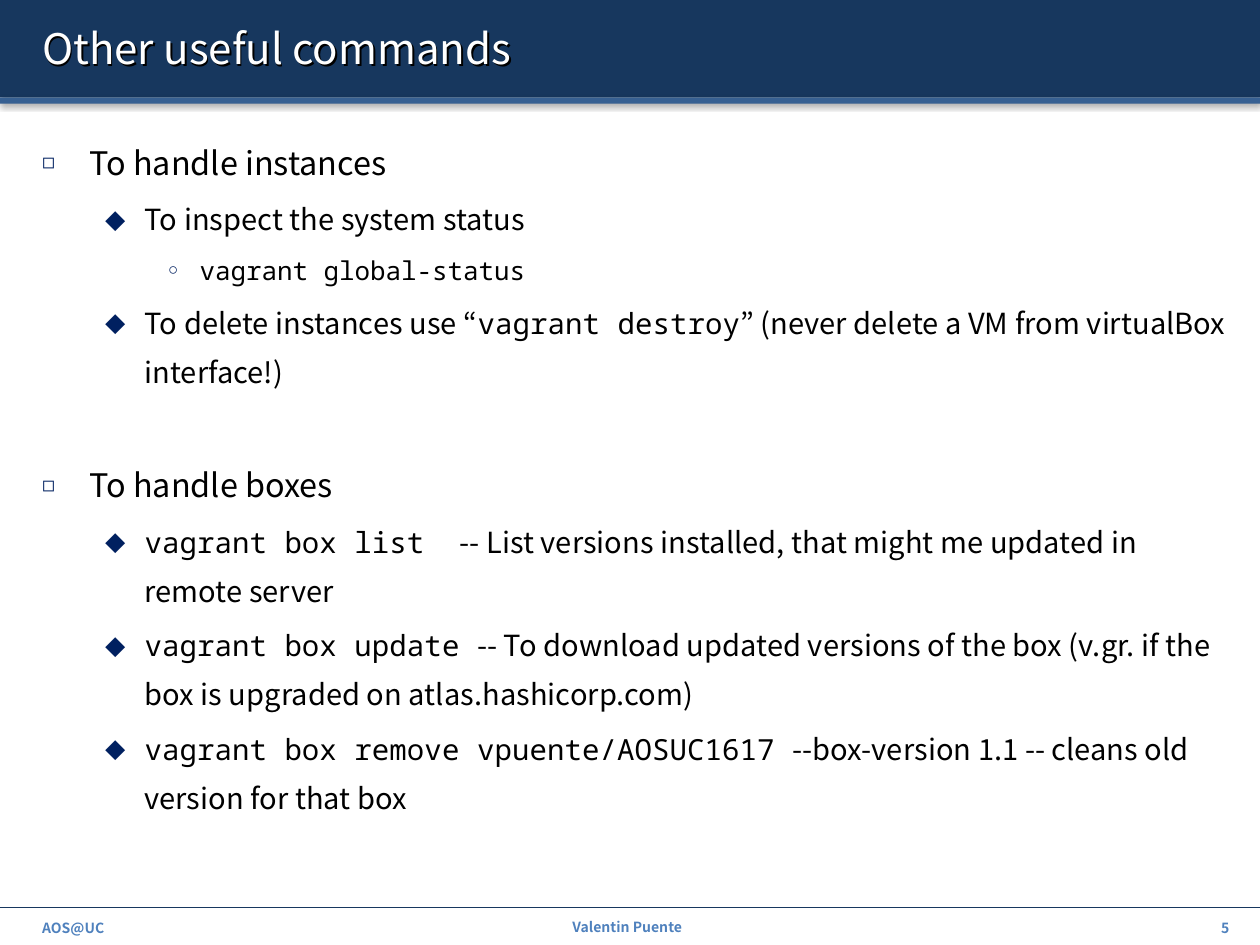
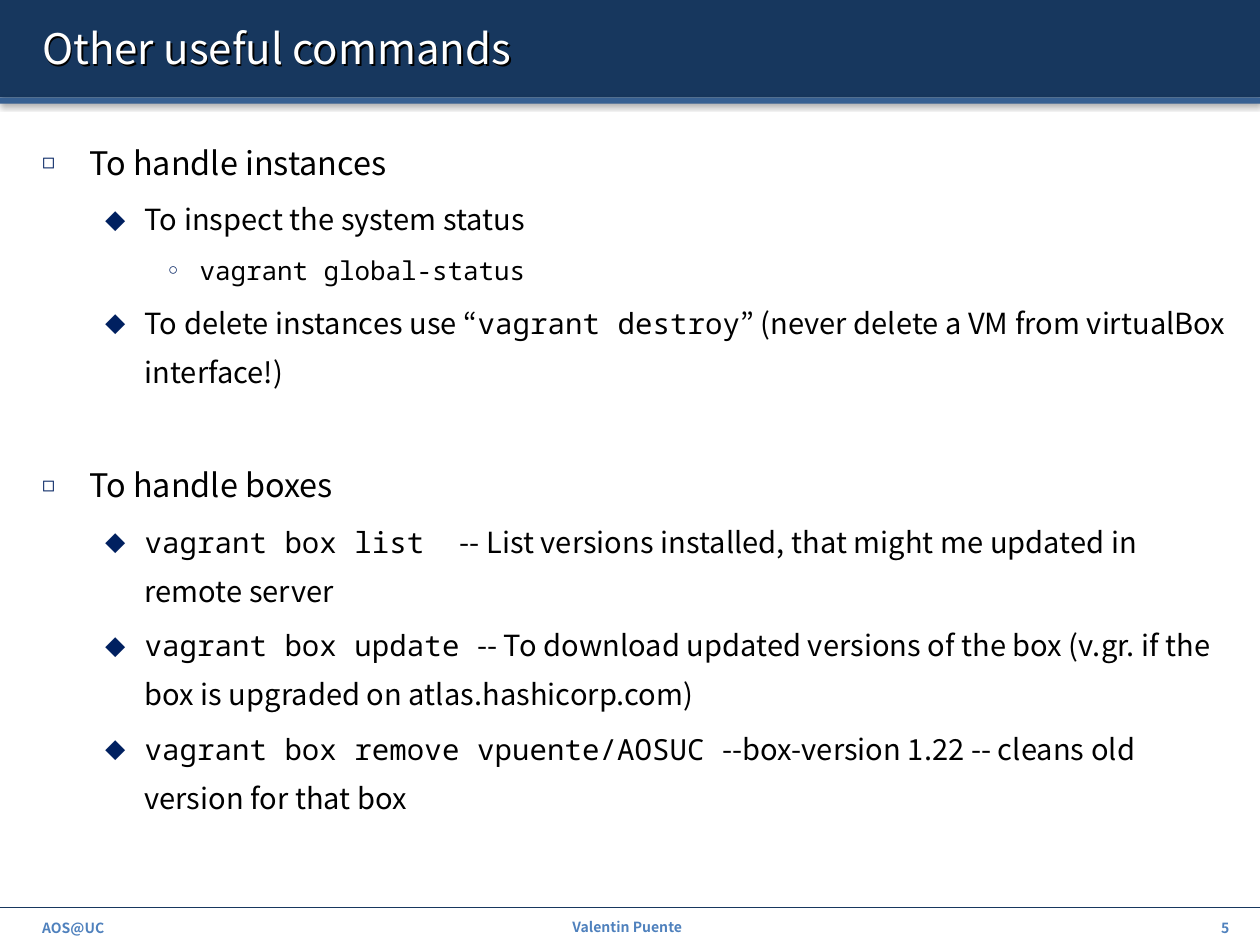
Before and after one commit to ZdravkoDimitrovArnaudov/AOS-XV6-RISCV, a slide deck: slide 5 of 00_Intro.pptx. Drawn at 1260x945 pixels with LibreOffice and Linux fonts; fonts in the diff are those of the drawing. Boxes give left, top, right and bottom in pixels: in the first picture for what was removed or moved away, otherwise in the second. Text is boxed around its words. In the diff, an @@ line names an element or a change of style, - is before the commit and + after.

```diff
--- a/00_Intro.pptx
+++ b/00_Intro.pptx
@@ text at bbox=[145, 737, 1135, 810]: text changed @@
-  ⬥ vagrant box remove vpuente/AOSUC1617 --box-version 1.1 -- cleans old version for that box
+  ⬥ vagrant box remove vpuente/AOSUC --box-version 1.22 -- cleans old version for that box
```
Also in this commit, not shown: 2 other slides changed.
